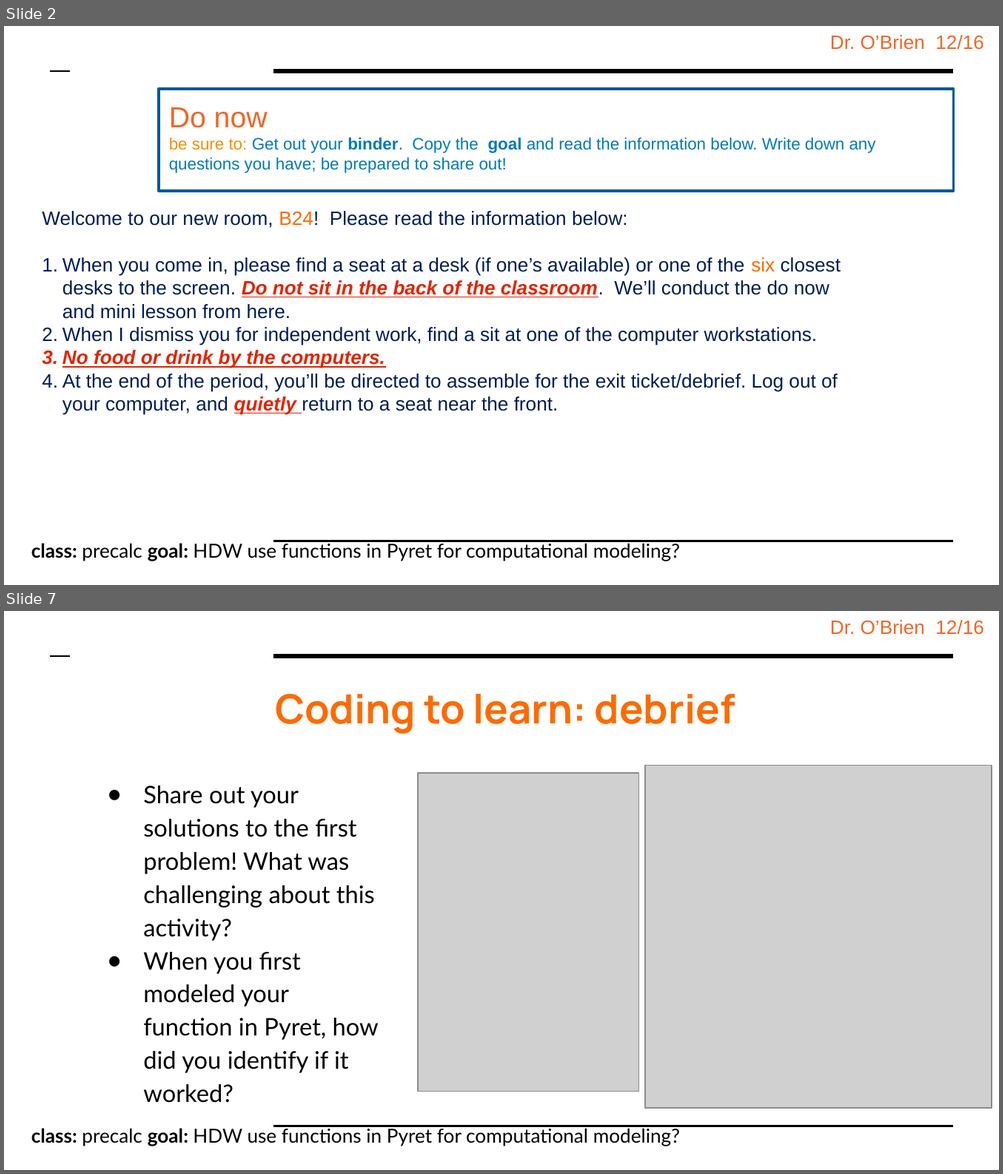
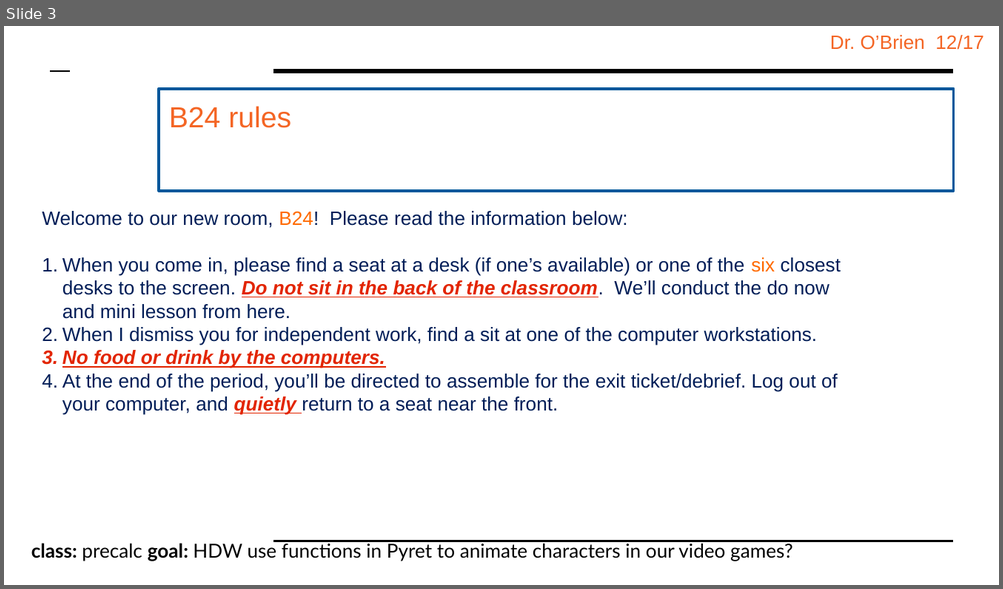
Before and after one commit to cobrien87/work, a slide deck: print/Precal_13_4.pptx. Shown one above the other, each under a label of ours: slides 2 and 7 before the commit, slide 3 after it; the slides between them are not shown. The pictures are 1003x1174 and 1003x589 pixels, drawn with LibreOffice and Linux fonts; fonts in the diff are those of the drawing; grey boxes stand for pictures; background and template pictures are left out. Boxes give left, top, right and bottom in pixels: in the first picture for what was removed or moved away, otherwise in the second. Text is boxed around its words. In the diff, an @@ line names an element or a change of style, - is before the commit and + after.

```diff
--- a/print/Precal_13_4.pptx
+++ b/print/Precal_13_4.pptx
@@ slide 7 removed at bbox=[4, 611, 999, 1170], background #FFFFFF; not listed: 5 template elements that a slide beside it also shows @@
@@ title removed at bbox=[275, 694, 735, 734] @@
-Coding to learn: debrief
@@ picture removed at bbox=[645, 765, 990, 1108] @@
@@ text removed at bbox=[143, 786, 378, 1103] @@
-● Share out your solutions to the first problem! What was challenging about this activity?
-● When you first modeled your function in Pyret, how did you identify if it worked?
@@ picture removed at bbox=[418, 773, 638, 1092] @@
@@ what was slide 2 is now slide 3 @@
@@ slide 3 changed as well @@
@@ text at bbox=[830, 35, 983, 50]: text changed @@
-Dr. O’Brien 12/16
+Dr. O’Brien 12/17
@@ title at bbox=[169, 106, 291, 128]: text changed; size 12 to 21 pt; text colour #007ABA to #F46524 @@
-Do now
-be sure to: Get out your binder. Copy the goal and read the information below. Write down any questions you have; be prepared to share out!
+B24 rules
@@ text at bbox=[31, 542, 793, 562]: text changed @@
-class: precalc goal: HDW use functions in Pyret for computational modeling?
+class: precalc goal: HDW use functions in Pyret to animate characters in our video games?
```
Also in this commit, not shown: 2 other slides changed, 3 slides added, 4 other slides removed, 14 other files.
